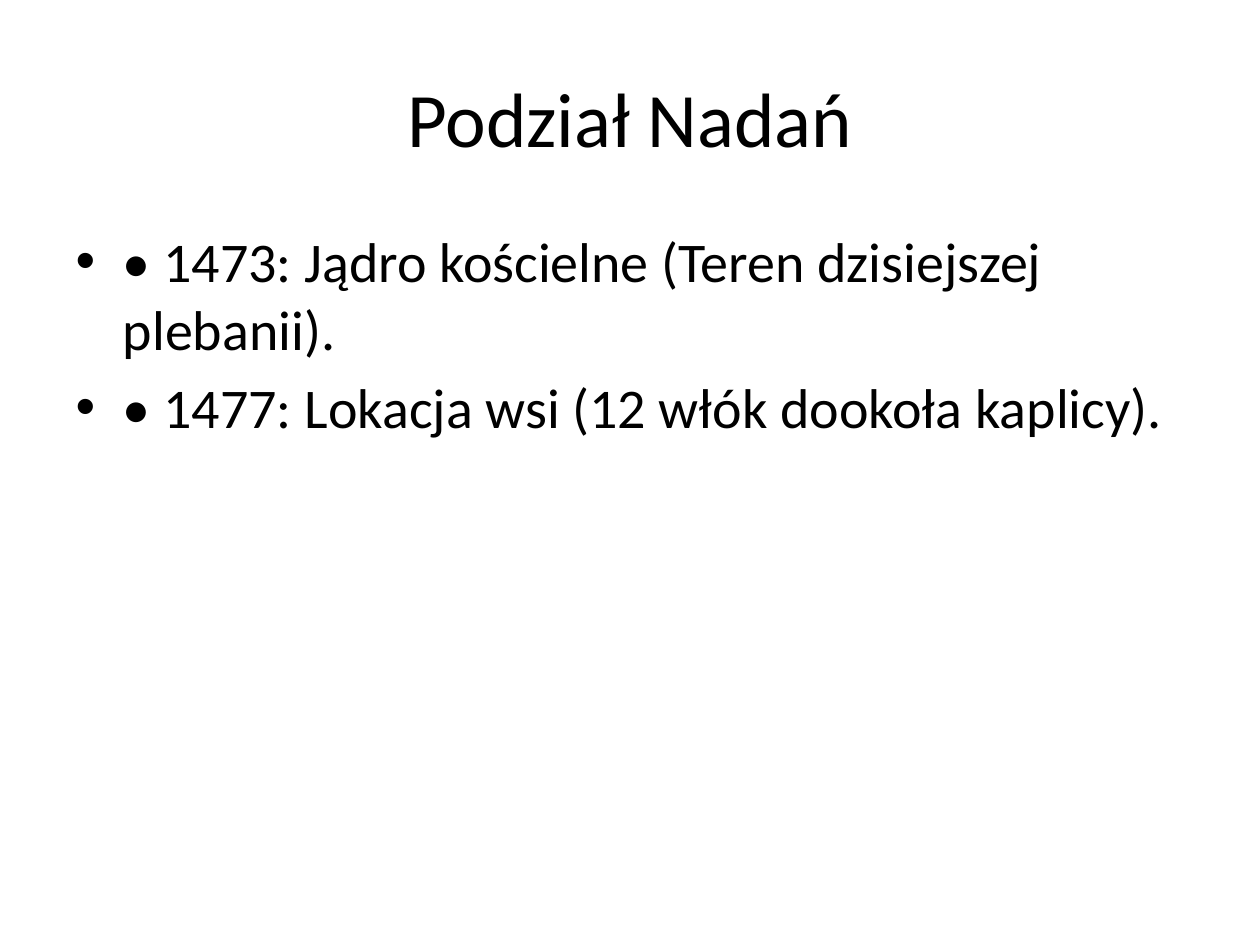
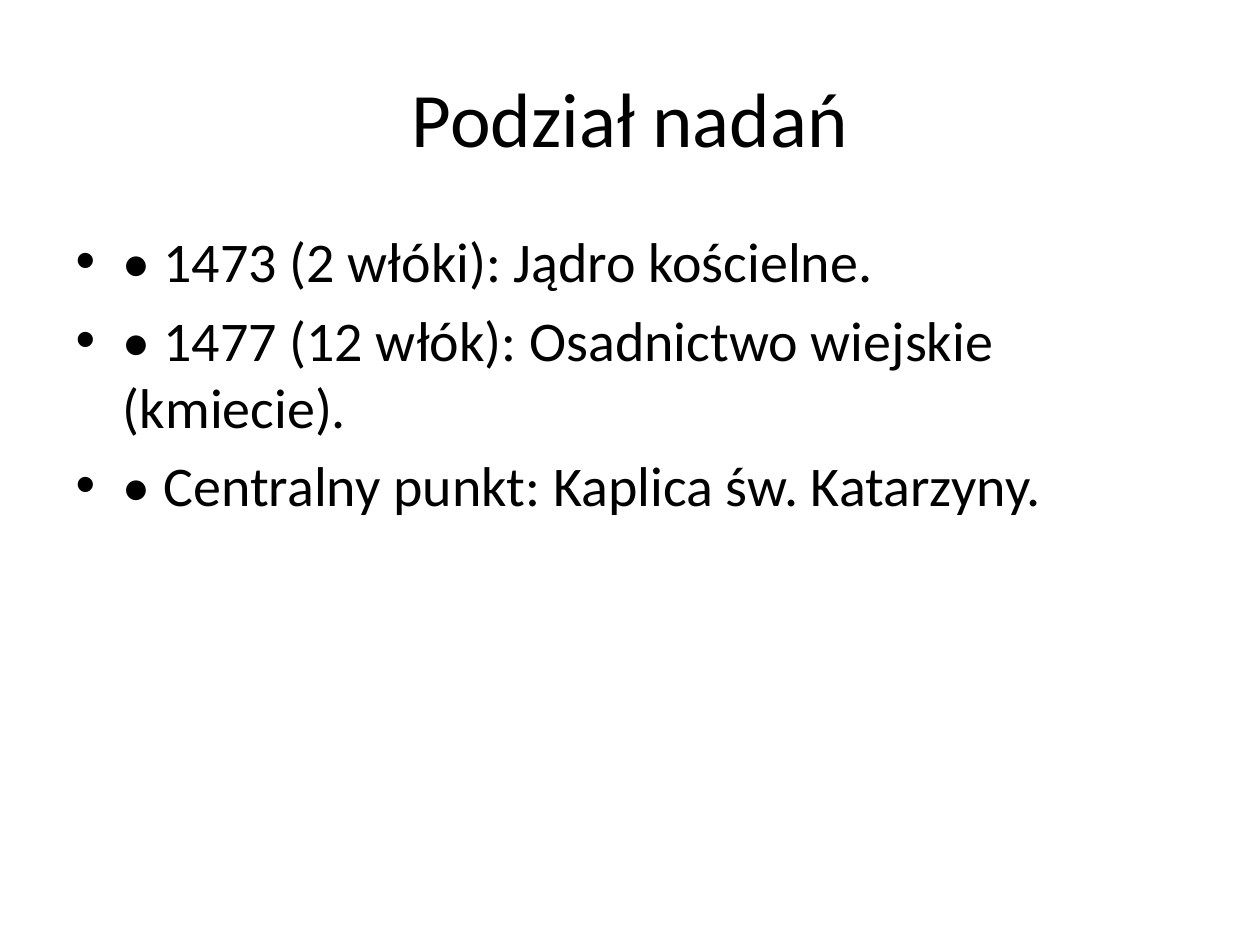
Before and after one commit to lindi2k23-eng/pustel, a slide deck: slide 5 of Analiza_Historyczno-Badawcza_Najnowszego Pustelnika170520266.pptx (slide 4 before the commit). Drawn at 1260x945 pixels with LibreOffice and Linux fonts; fonts in the diff are those of the drawing. Boxes give left, top, right and bottom in pixels: in the first picture for what was removed or moved away, otherwise in the second. Text is boxed around its words. In the diff, an @@ line names an element or a change of style, - is before the commit and + after.

```diff
--- a/Analiza_Historyczno-Badawcza_Najnowszego Pustelnika170520266.pptx
+++ b/Analiza_Historyczno-Badawcza_Najnowszego Pustelnika170520266.pptx
@@ title at box(412, 93, 847, 148): text changed @@
-Podział Nadań
+Podział nadań
@@ text at box(123, 241, 1041, 515): text changed @@
-• • 1473: Jądro kościelne (Teren dzisiejszej plebanii).
-• • 1477: Lokacja wsi (12 włók dookoła kaplicy).
+• • 1473 (2 włóki): Jądro kościelne.
+• • 1477 (12 włók): Osadnictwo wiejskie (kmiecie).
+• • Centralny punkt: Kaplica św. Katarzyny.
```
Also in this commit, not shown: 2 other slides changed, 3 slides added, 2 slides removed, 2 other files.
